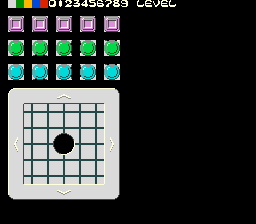
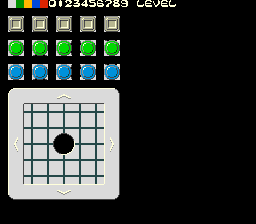
Layered file, before and after one edit (256x224). Changes by layer:
painted on "Background" over [9, 16, 119, 79]
